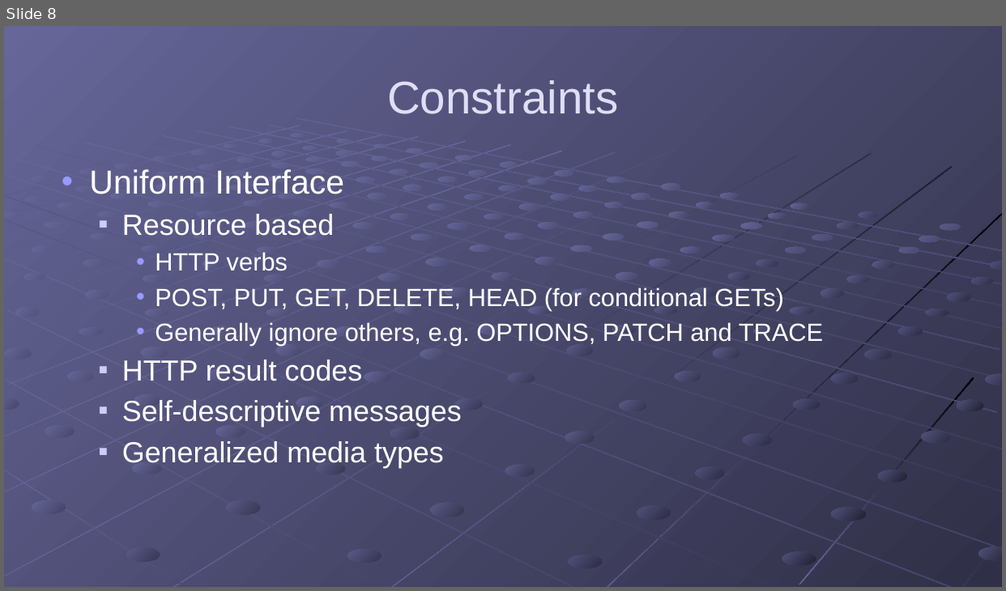
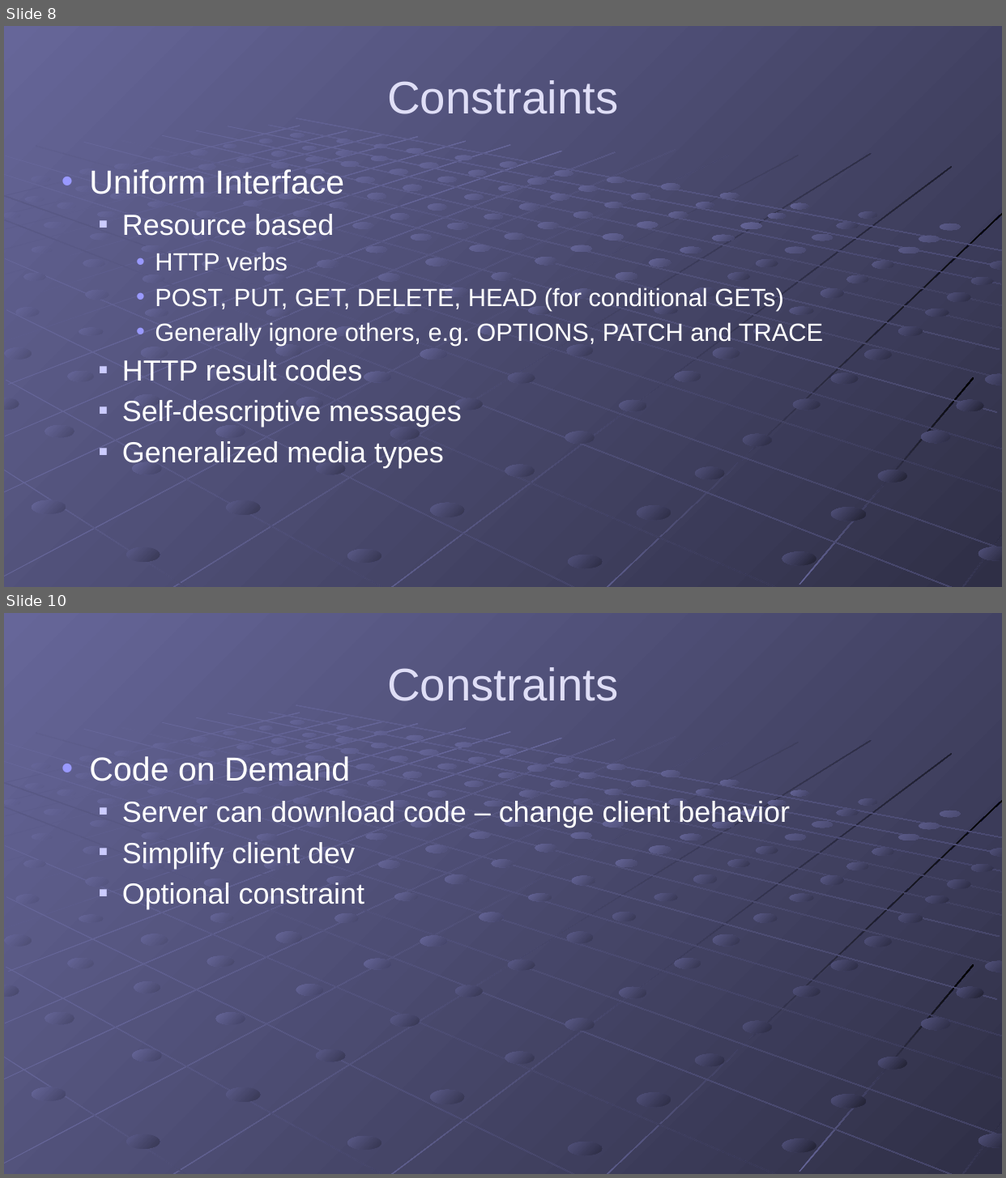
Before and after one commit to gregsohl/RESTFul_API_Presentation, a slide deck: Presentation/RESTful APIs.pptx. Shown one above the other, each under a label of ours: slide 8 before the commit, slides 8 and 10 after it; the slides between them are not shown. The pictures are 1006x591 and 1006x1178 pixels, drawn with LibreOffice and Linux fonts; fonts in the diff are those of the drawing. Boxes give left, top, right and bottom in pixels: in the first picture for what was removed or moved away, otherwise in the second. Text is boxed around its words. In the diff, an @@ line names an element or a change of style, - is before the commit and + after.

Commit message:
All constraints in PPT

```diff
--- a/Presentation/RESTful APIs.pptx
+++ b/Presentation/RESTful APIs.pptx
@@ slide 10 added at bbox=[4, 613, 1002, 1174], background gradient #666699 to #49496D; not listed: 215 template elements that a slide beside it also shows @@
@@ title added at bbox=[387, 667, 618, 701], 44 pt, text #DFDEF6 @@
+Constraints
@@ text added at bbox=[89, 756, 790, 909], 28 pt, text #FFFFFF @@
+• Code on Demand
+  ■ Server can download code – change client behavior
+  ■ Simplify client dev
+  ■ Optional constraint
```
Also in this commit, not shown: 1 slide changed, 1 slide removed.
